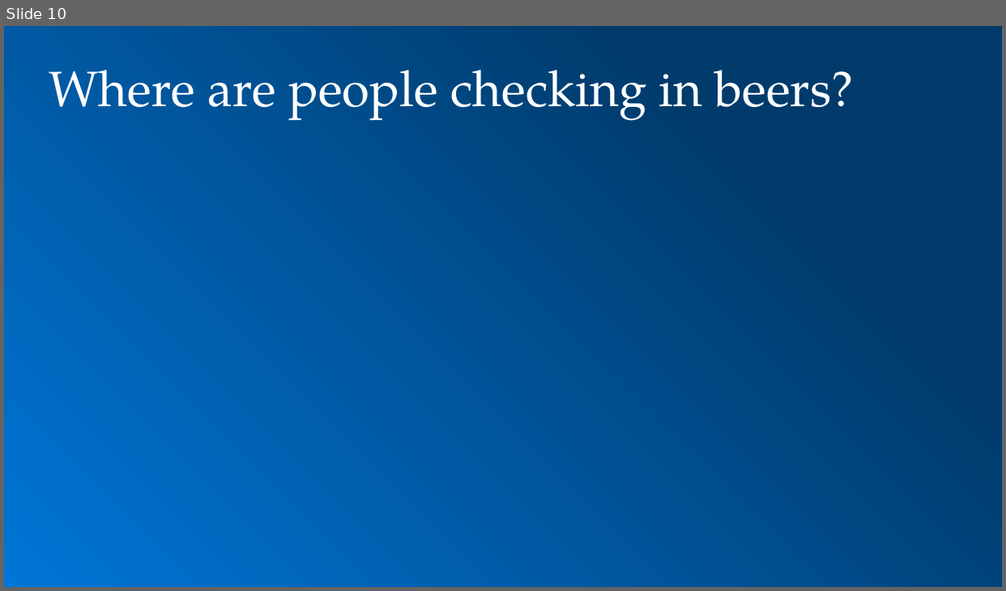
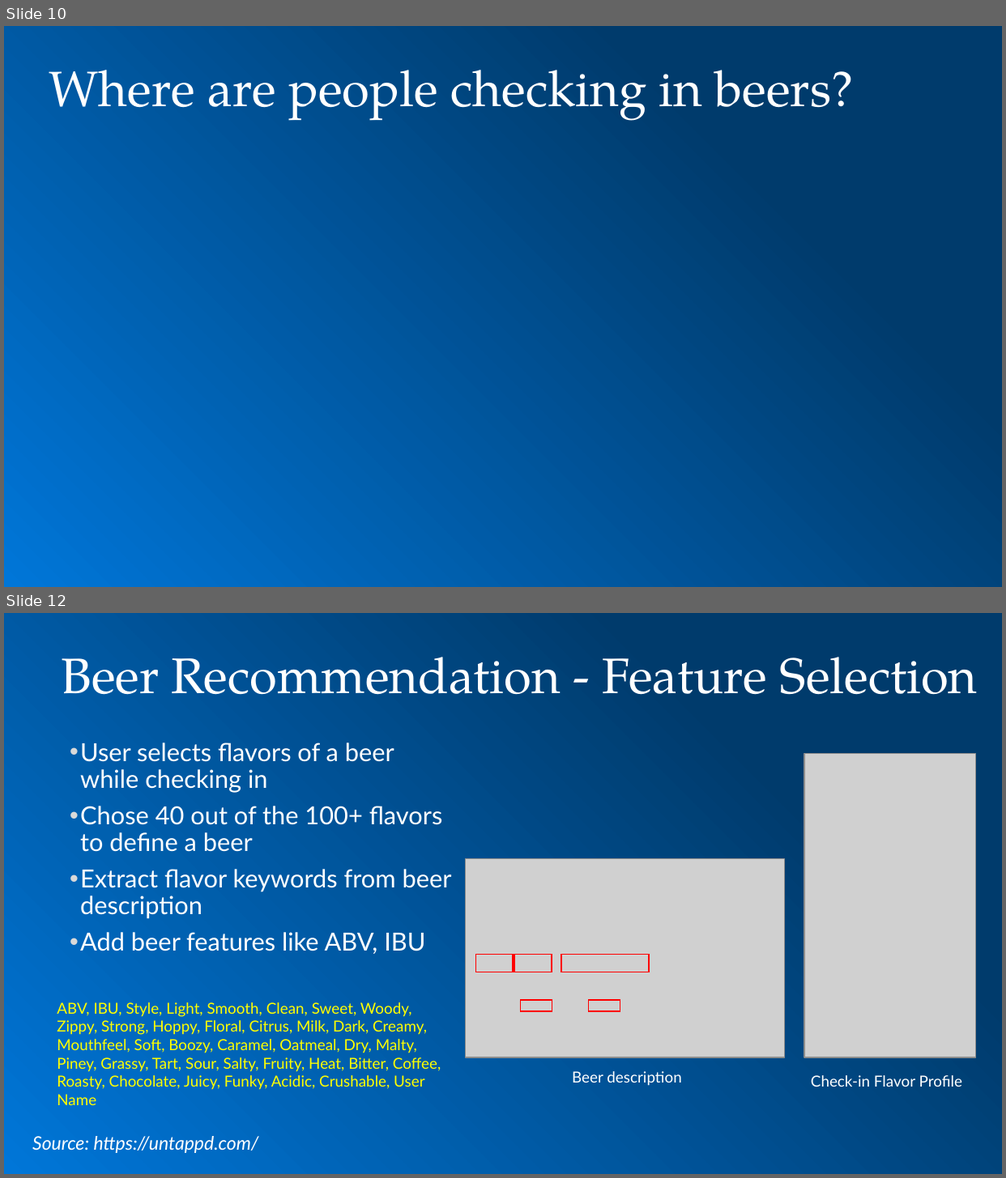
Before and after one commit to toadies/MSDS_CaseStudy2, a slide deck: presentation/MSDS 6306 Case Study 2.pptx. Shown one above the other, each under a label of ours: slide 10 before the commit, slides 10 and 12 after it; the slides between them are not shown. The pictures are 1006x591 and 1006x1178 pixels, drawn with LibreOffice and Linux fonts; fonts in the diff are those of the drawing; grey boxes stand for pictures; background and template pictures are left out. Boxes give left, top, right and bottom in pixels: in the first picture for what was removed or moved away, otherwise in the second. Text is boxed around its words. In the diff, an @@ line names an element or a change of style, - is before the commit and + after.

```diff
--- a/presentation/MSDS 6306 Case Study 2.pptx
+++ b/presentation/MSDS 6306 Case Study 2.pptx
@@ slide 12 added at [4,613,1002,1174], background gradient #003B6C to #0076D8 @@
@@ title added at [62,657,978,695], 36 pt, text #FFFFFF @@
+Beer Recommendation - Feature Selection
@@ text added at [80,743,452,954], 18 pt, text #FFFFFF @@
+  • User selects flavors of a beer while checking in
+  • Chose 40 out of the 100+ flavors to define a beer
+  • Extract flavor keywords from beer description
+  • Add beer features like ABV, IBU
@@ picture added at [804,754,975,1058] @@
@@ picture added at [465,858,784,1057] @@
@@ rectangle added at [476,954,513,973], outline #FF0000 1 pt @@
@@ rectangle added at [515,954,552,973], outline #FF0000 1 pt @@
@@ rectangle added at [560,954,649,973], outline #FF0000 1 pt @@
@@ rectangle added at [520,1000,552,1012], outline #FF0000 1 pt @@
@@ rectangle added at [589,1000,620,1012], outline #FF0000 1 pt @@
@@ text added at [57,1003,441,1105], 11 pt, text #FFFF00 @@
+ABV, IBU, Style, Light, Smooth, Clean, Sweet, Woody, Zippy, Strong, Hoppy, Floral, Citrus, Milk, Dark, Creamy, Mouthfeel, Soft, Boozy, Caramel, Oatmeal, Dry, Malty, Piney, Grassy, Tart, Sour, Salty, Fruity, Heat, Bitter, Coffee, Roasty, Chocolate, Juicy, Funky, Acidic, Crushable, User Name
@@ text added at [572,1071,681,1086], 11 pt, text #FFFFFF @@
+Beer description
@@ text added at [811,1076,962,1087], 11 pt, text #FFFFFF @@
+Check-in Flavor Profile
@@ text added at [32,1136,259,1153], 13.5 pt, text #FFFFFF, italic @@
+Source: https://untappd.com/
```
Also in this commit, not shown: 3 slides changed, 4 other slides added, 1 other file.
